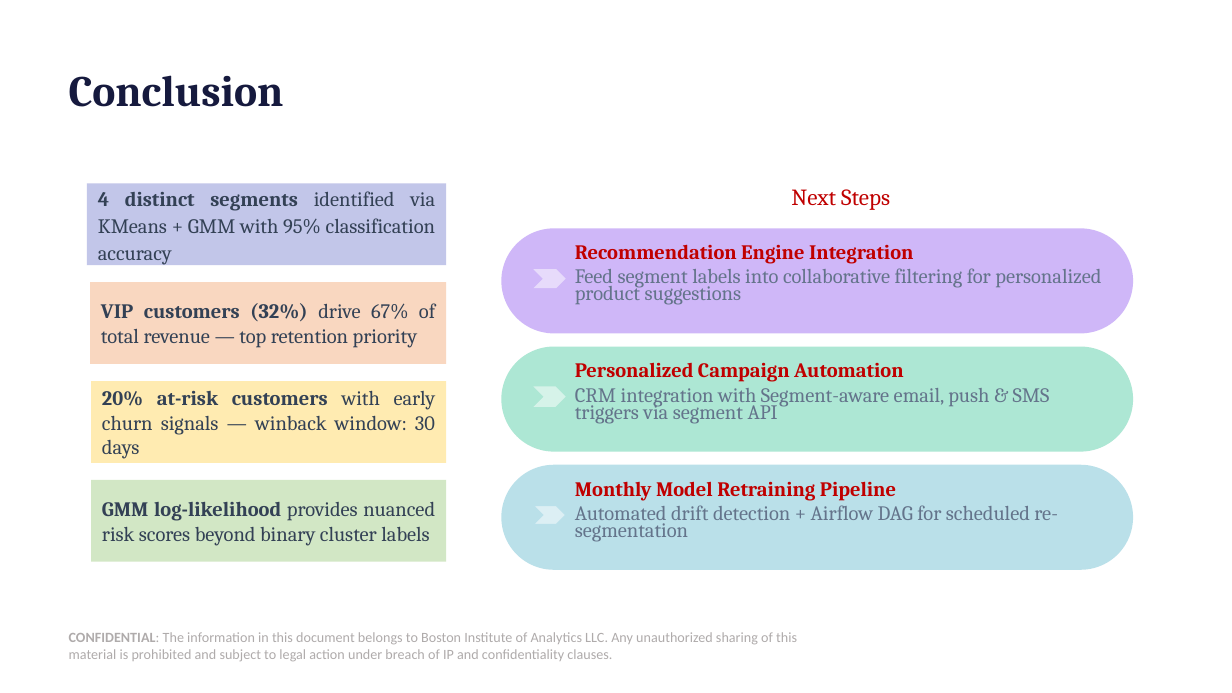
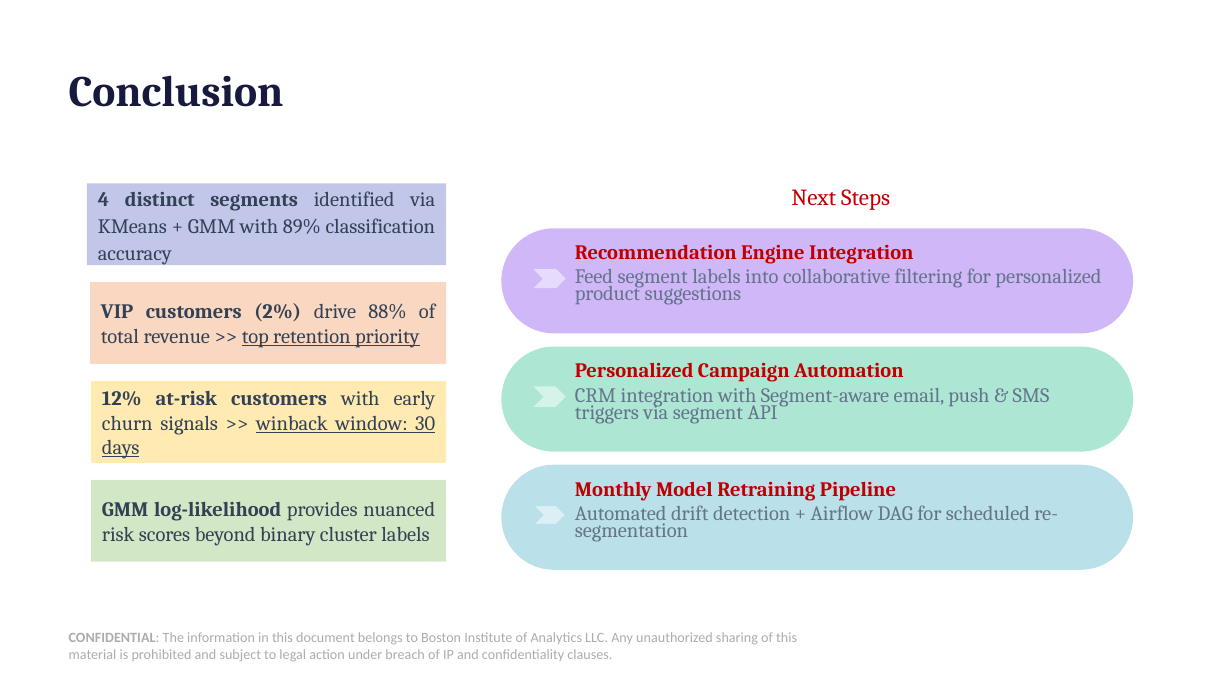
Before and after one commit to Tusharnalawade11/Ecom-Customer-Segregation, a slide deck: slide 9 of presentation/Tushar_Nalawade_Capstone_Project.pptx. Drawn at 1232x693 pixels with LibreOffice and Linux fonts; fonts in the diff are those of the drawing; background and template pictures are left out. Boxes give left, top, right and bottom in pixels: in the first picture for what was removed or moved away, otherwise in the second. Text is boxed around its words. In the diff, an @@ line names an element or a change of style, - is before the commit and + after.

```diff
--- a/presentation/Tushar_Nalawade_Capstone_Project.pptx
+++ b/presentation/Tushar_Nalawade_Capstone_Project.pptx
@@ text in rectangle at (x1=98, y1=191, x2=435, y2=266): text changed @@
-4 distinct segments identified via KMeans + GMM with 95% classification accuracy
+4 distinct segments identified via KMeans + GMM with 89% classification accuracy
@@ text in rectangle at (x1=101, y1=303, x2=435, y2=348): text changed @@
-VIP customers (32%) drive 67% of total revenue — top retention priority
+VIP customers (2%) drive 88% of total revenue >> top retention priority
@@ text in rectangle at (x1=102, y1=391, x2=436, y2=459): text changed @@
-20% at-risk customers with early churn signals — winback window: 30 days
+12% at-risk customers with early churn signals >> winback window: 30 days
```
Also in this commit, not shown: 3 other slides changed, 11 other files.
